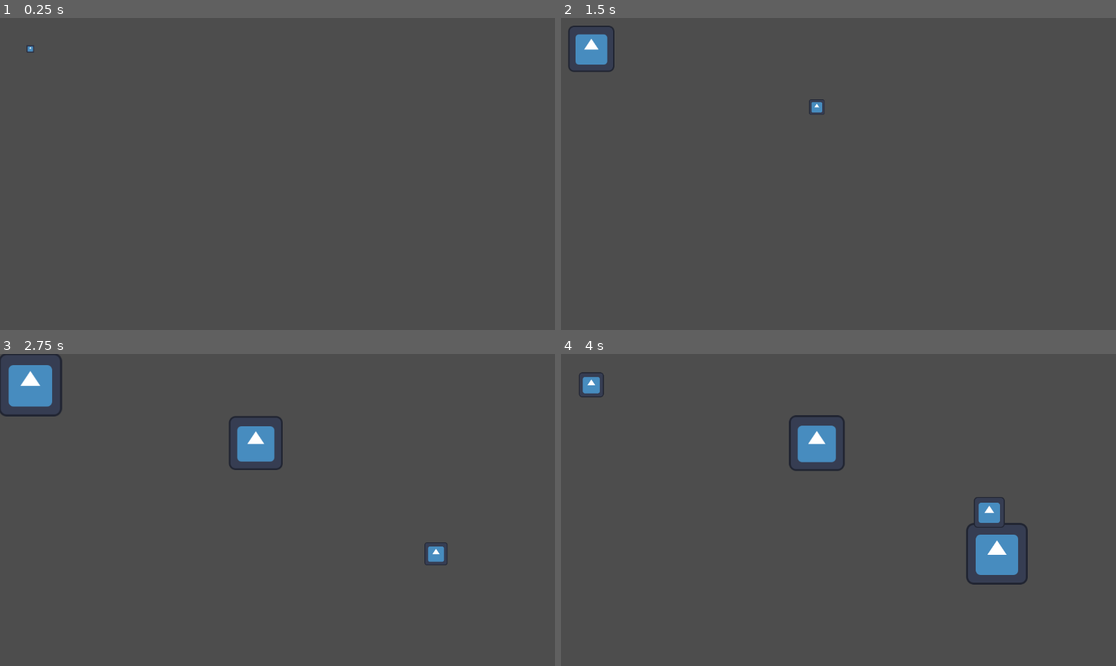
Above: before the commit, frames 1-4 (two rows, left to right).
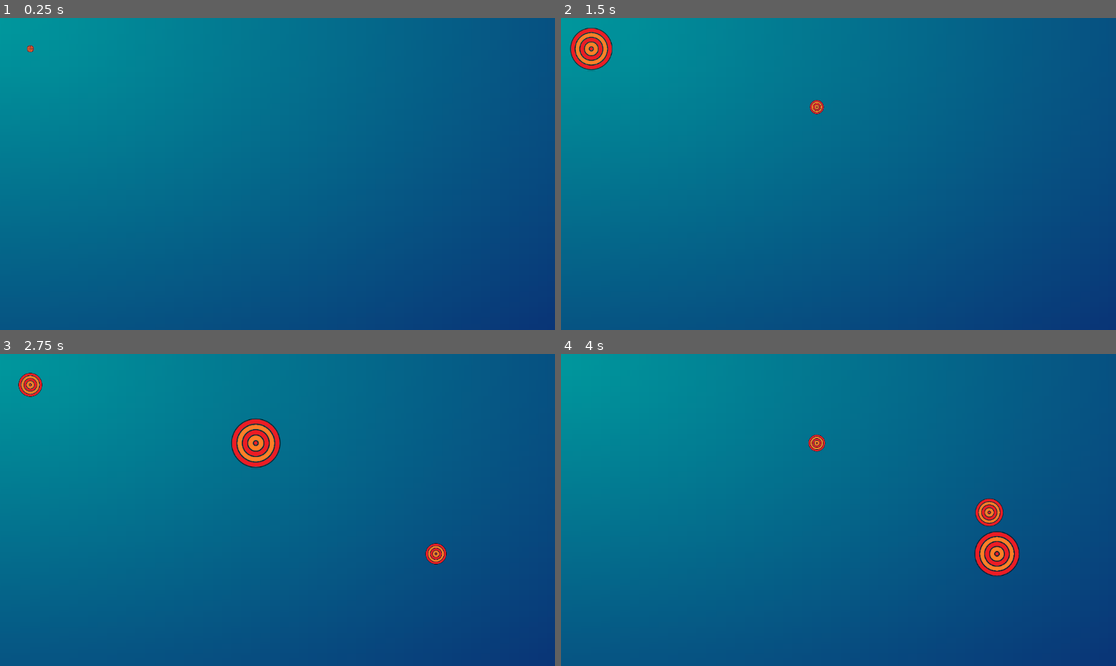
Above: after the commit, the same moments.

Repository: ScarsatoAndrea/AimTrainer
Game: Godot game, scene res://scenes/Game.tscn
The game is run twice, just before and just after one commit, with the same random seed, the same clock (stepped at 60 frames per second) and the same inputs. The engine's default icon, where the game draws it, is replaced by a stand-in: a white triangle on a blue panel in a dark square.
Inputs (mouse positions are in pixels of both pictures, inside the frame that each line leads up to):
- Up to frame 1 (0.25 s): no input
- Up to frame 2 (1.5 s): tap Enter at 0.5 s; move the mouse to (960, 158) at 0.52 s; click (960, 158) at 0.67 s; move the mouse to (727, 189) at 1.27 s; click (727, 189) at 1.42 s
- Up to frame 3 (2.75 s): move the mouse to (333, 441) at 2.02 s; click (333, 441) at 2.17 s
- Up to frame 4 (4 s): move the mouse to (810, 572) at 2.77 s; click (810, 572) at 2.92 s; move the mouse to (1005, 556) at 3.52 s; click (1005, 556) at 3.67 s

The runs differ from the first frame. In frame 1, 100% of the frame differs, in the area x 0-100%, y 0-100%; in frame 2, 100%; in frame 3, 100%; in frame 4, 100%.

Commit message:
feat: make target clickable and set lives to three

Diff:
--- /dev/null
+++ b/Items/SignalManager.gd
@@ -0,0 +1,4 @@
+extends Node
+
+signal died()
+signal hit()
--- a/Items/circle.tscn
+++ b/Items/circle.tscn
@@ -1,8 +1,16 @@
-[gd_scene load_steps=3 format=3 uid="uid://dsgeu8b086vy8"]
+[gd_scene load_steps=4 format=3 uid="uid://dsgeu8b086vy8"]
 
-[ext_resource type="Texture2D" uid="uid://dqwgrq60tnet6" path="res://icon.svg" id="1_ejtoc"]
+[ext_resource type="Texture2D" uid="uid://crv0kbrjjj01e" path="res://dd73873e4af7c1d1ac5a41583344ea92.png" id="1_xycpv"]
 [ext_resource type="Script" path="res://Items/sprite_2d.gd" id="2_21bdm"]
 
+[sub_resource type="CircleShape2D" id="CircleShape2D_5dgbp"]
+radius = 61.8142
+
 [node name="Circle" type="Sprite2D"]
-texture = ExtResource("1_ejtoc")
+texture = ExtResource("1_xycpv")
 script = ExtResource("2_21bdm")
+
+[node name="Area2D" type="Area2D" parent="."]
+
+[node name="CollisionShape2D" type="CollisionShape2D" parent="Area2D"]
+shape = SubResource("CircleShape2D_5dgbp")
--- a/Items/sprite_2d.gd
+++ b/Items/sprite_2d.gd
@@ -1,6 +1,5 @@
 extends Sprite2D
 var speed = 0.5
-signal died
 
 # Called when the node enters the scene tree for the first time.
 func _ready():
@@ -10,8 +9,15 @@
 # Called every frame. 'delta' is the elapsed time since the previous frame.
 func _process(delta):
 	self.scale += Vector2(speed * delta, speed * delta)
-	if (self.scale.x >= 1.2):
+	if (self.scale.x >= 0.9):
 		speed = -(speed)
 	if (self.scale.x <= 0):
-		died.emit()
+		$"../../SignalManager".died.emit()
 		self.queue_free()
+
+func _input(event):
+	if event is InputEventMouseButton and event.is_pressed() and event.button_index == MOUSE_BUTTON_RIGHT:
+		if get_rect().has_point(to_local(event.position)):
+			$"../../SignalManager".hit.emit()
+			self.queue_free()
+			print("colpito")
--- a/scenes/Game.gd
+++ b/scenes/Game.gd
@@ -6,7 +6,9 @@
 var lives = 3
 var time : int = 1;
 var trashold = 10;
-@onready var element = load("res://Items/circle.tscn")
+var points = 0;
+var can_start : bool = true
+@onready var element = preload("res://Items/circle.tscn")
 # Called when the node enters the scene tree for the first time.
 func _ready():
 	set_timer(speed)
@@ -14,11 +16,10 @@
 # Called every frame. 'delta' is the elapsed time since the previous frame.
 func _process(delta):
 	if time >= trashold and speed > 0:
-		speed -= 0.3
+		speed -= 0.22
 		set_timer(speed)
 		time += 1
-		trashold += 15
-	print (time)
+		trashold += 7
 
 func set_timer(new_time):
 	print("parito")
@@ -27,17 +28,28 @@
 	$Timer.start()
 
 
-func _on_circle_died():
+func on_circle_died():
+	lives -= 1
+	if lives == 0:
+		$Node.queue_free()
+		can_start = false
+		$Timer.stop()
 	print("morto")
-	$Circle.queue_free()
 
 
 func _on_timer_timeout():
-	print("nato")
-	time += round($Timer.wait_time)
-	x = (random.randi() % 818) + 167
-	y = (random.randi() % 314) + 167
-	var figa = element.instantiate()
-	figa.position = Vector2(x, y)
-	add_child(figa)
-	print (x) # Replace with function body.
+	if can_start:
+		print("nato")
+		time += round($Timer.wait_time)
+		x = (random.randi() % 818) + 167
+		y = (random.randi() % 314) + 167
+		var figa = element.instantiate()
+		figa.position = Vector2(x, y)
+		$Node.add_child(figa)
+		$SignalManager.connect("died", Callable(self, "on_circle_died"))
+		$SignalManager.connect("hit", Callable(self, "on_circle_hit"))
+
+
+func on_circle_hit():
+	print("ok")
+	points += 10# Replace with function body.
--- a/scenes/Game.tscn
+++ b/scenes/Game.tscn
@@ -1,15 +1,38 @@
-[gd_scene load_steps=3 format=3 uid="uid://c3ijiwbkbnbqj"]
+[gd_scene load_steps=7 format=3 uid="uid://c3ijiwbkbnbqj"]
 
 [ext_resource type="PackedScene" uid="uid://dsgeu8b086vy8" path="res://Items/circle.tscn" id="1_lirpt"]
 [ext_resource type="Script" path="res://scenes/Game.gd" id="1_mfndw"]
+[ext_resource type="PackedScene" uid="uid://dp75yg2ofd3h5" path="res://scenes/SignalManager.tscn" id="3_06efc"]
+[ext_resource type="Script" path="res://Items/SignalManager.gd" id="4_bmfta"]
+
+[sub_resource type="Gradient" id="Gradient_8jdap"]
+offsets = PackedFloat32Array(0, 0.0164835, 0.994505, 1)
+colors = PackedColorArray(1, 1, 1, 1, 0, 0.599554, 0.617558, 1, 0.0400314, 0.19045, 0.460781, 1, 0, 0, 0, 1)
+
+[sub_resource type="GradientTexture2D" id="GradientTexture2D_iqvki"]
+gradient = SubResource("Gradient_8jdap")
+fill = 1
+fill_from = Vector2(0, 0.0504587)
+fill_to = Vector2(1, 1)
 
 [node name="Game" type="Node2D"]
 script = ExtResource("1_mfndw")
 
-[node name="Circle" parent="." instance=ExtResource("1_lirpt")]
+[node name="Timer" type="Timer" parent="."]
+
+[node name="TextureRect" type="TextureRect" parent="."]
+offset_left = -56.0
+offset_top = -33.0
+offset_right = 1217.0
+offset_bottom = 679.0
+texture = SubResource("GradientTexture2D_iqvki")
+
+[node name="SignalManager" parent="." instance=ExtResource("3_06efc")]
+script = ExtResource("4_bmfta")
+
+[node name="Node" type="Node" parent="."]
+
+[node name="Circle" parent="Node" instance=ExtResource("1_lirpt")]
 position = Vector2(63, 64)
 
-[node name="Timer" type="Timer" parent="."]
-
-[connection signal="died" from="Circle" to="." method="_on_circle_died"]
 [connection signal="timeout" from="Timer" to="." method="_on_timer_timeout"]
--- /dev/null
+++ b/scenes/SignalManager.tscn
@@ -0,0 +1,3 @@
+[gd_scene format=3 uid="uid://dp75yg2ofd3h5"]
+
+[node name="SignalManager" type="Node"]
--- /dev/null
+++ b/scenes/key.tscn
@@ -0,0 +1,3 @@
+[gd_scene format=3 uid="uid://pfy1uybhurr8"]
+
+[node name="Key" type="Node2D"]
Binary file added: dd73873e4af7c1d1ac5a41583344ea92.png
Not shown, added: dd73873e4af7c1d1ac5a41583344ea92.png.import
